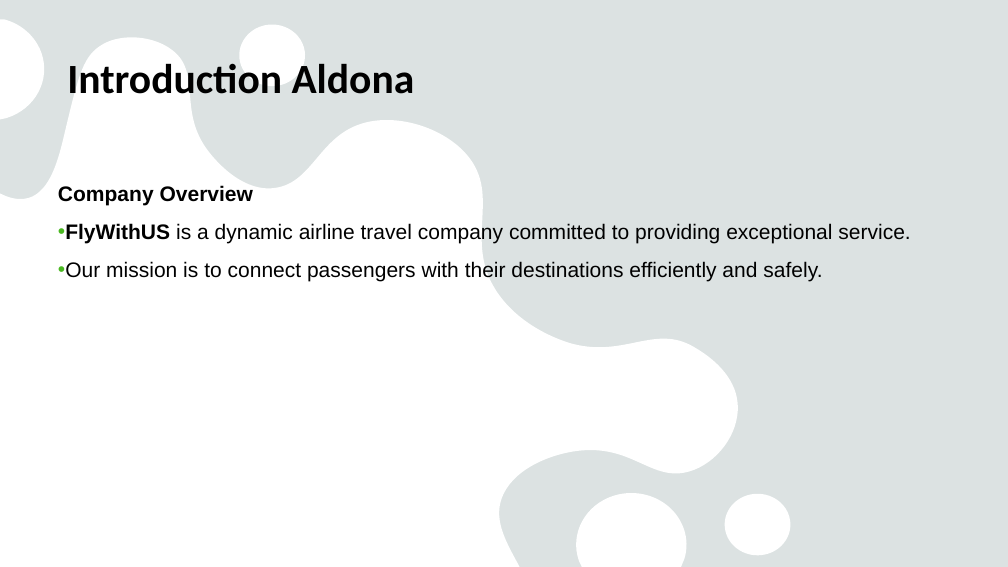
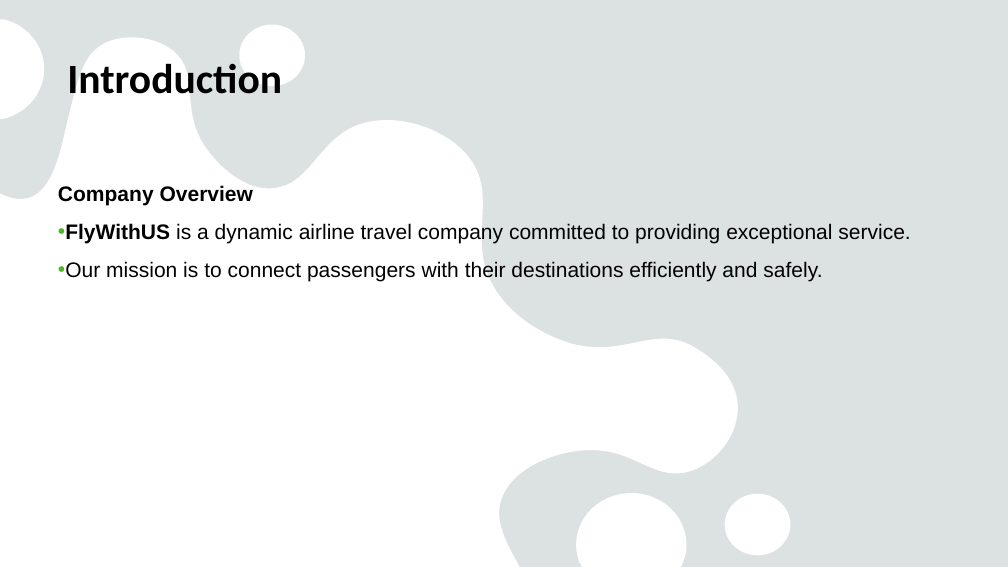
Before and after one commit to RaziahQMwawanga/RaziahBootCamp24, a slide deck: slide 3 of SQL/SQL Presentation.pptx. Drawn at 1008x567 pixels with LibreOffice and Linux fonts; fonts in the diff are those of the drawing. Boxes give left, top, right and bottom in pixels: in the first picture for what was removed or moved away, otherwise in the second. Text is boxed around its words. In the diff, an @@ line names an element or a change of style, - is before the commit and + after.

```diff
--- a/SQL/SQL Presentation.pptx
+++ b/SQL/SQL Presentation.pptx
@@ title at (x1=67, y1=63, x2=282, y2=94): text changed @@
-Introduction Aldona
+Introduction
```
Also in this commit, not shown: 3 other slides changed, 1 slide added, 8 other files.
